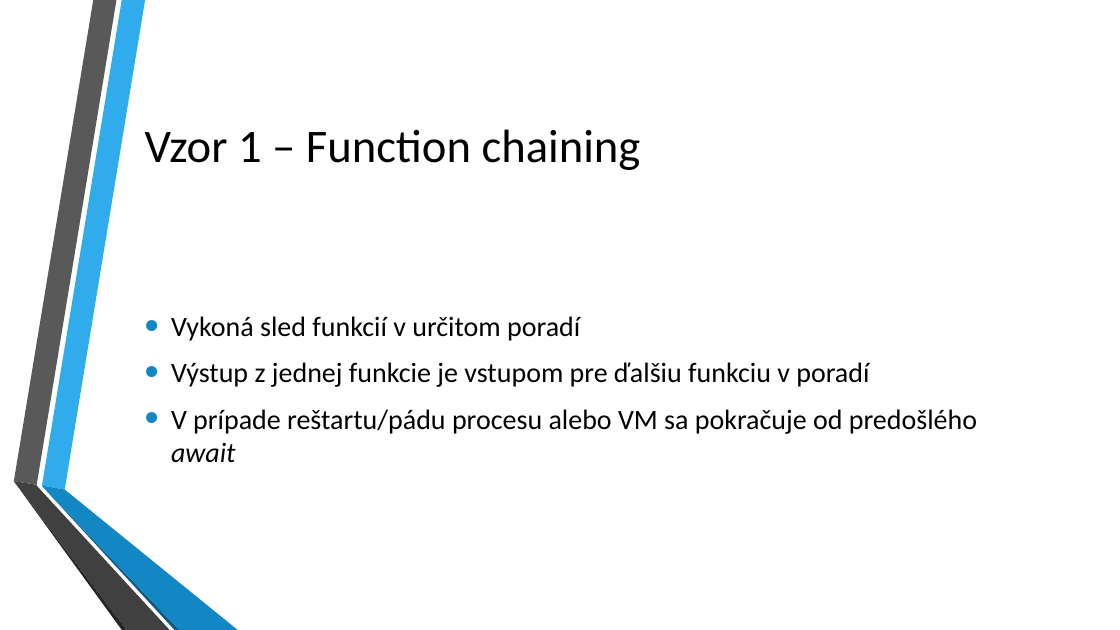
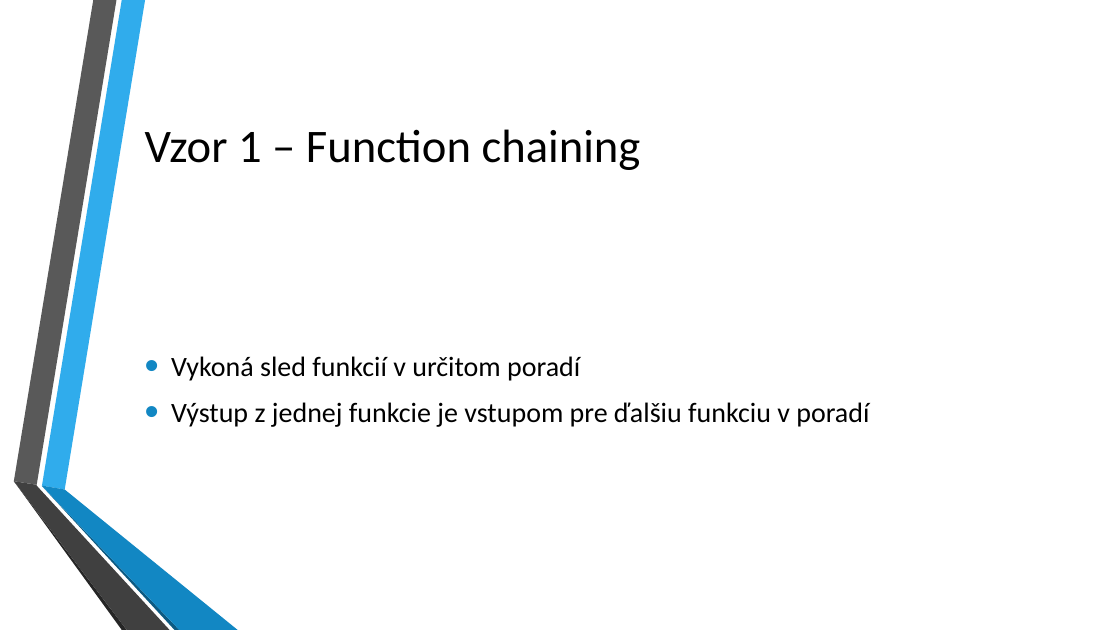
Before and after one commit to kubinko/Azure-Resources-Overview, a slide deck: slide 13 of 05 - Durable Functions/Durable Functions.pptx. Drawn at 1120x630 pixels with LibreOffice and Linux fonts; fonts in the diff are those of the drawing; background and template pictures are left out. Boxes give left, top, right and bottom in pixels: in the first picture for what was removed or moved away, otherwise in the second. Text is boxed around its words. In the diff, an @@ line names an element or a change of style, - is before the commit and + after.

```diff
--- a/05 - Durable Functions/Durable Functions.pptx
+++ b/05 - Durable Functions/Durable Functions.pptx
@@ text at [171,409,977,463]: paragraph removed @@
-• V prípade reštartu/pádu procesu alebo VM sa pokračuje od predošlého await
```
Also in this commit, not shown: 6 other slides changed, 4 other files.
